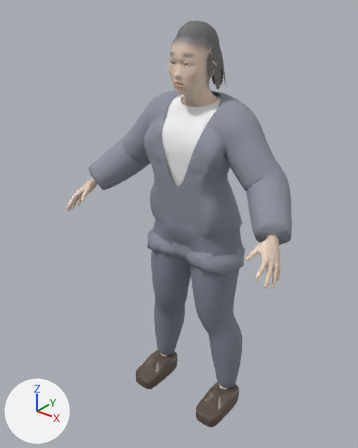
One commit to the glTF model assets/people/prof_core.glb: the scene before it, then after it.
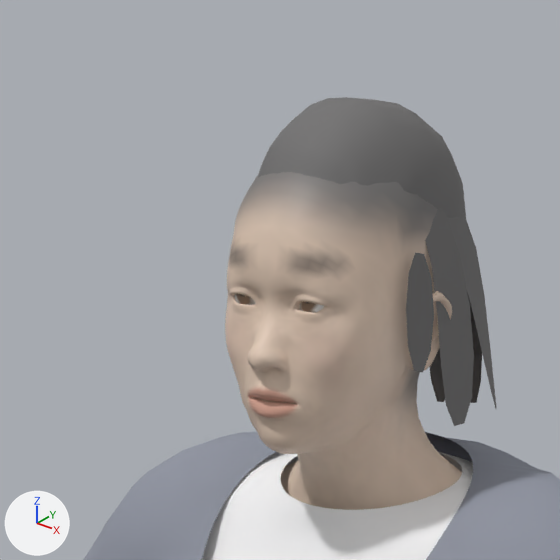
The first picture shows the older version from a 50 mm camera at (1.013, -1.404, 1.632) aimed at (-0.04, -0.089, 0.817). The close-ups show the older and then the newer version on the part from 34% to 67% of the width and 0% to 26% of the height of that picture. Only the edits that show in the close-ups are written down. The lights are fixed; the arrows at lower left show +X, +Y and +Z. Vertices at exactly the same position are counted once.

Before the edit, the objects in view are built like this:
```python
me_bob = bpy.data.meshes.new('Bob')
me_bob.from_pydata(...)  # 164 vertices, 144 faces; spans x -0.086..0.086, y -0.088..0.037, z 1.319..1.498
me_bob.materials.append(mat_bob)  # grey #716f6f
me_body = bpy.data.meshes.new('Body')
me_body.from_pydata(...)  # 8812 vertices, 17230 faces; spans x -0.458..0.458, y -0.304..0.081, z 0.065..1.504
# faces by material slot: [16310, 280, 192, 448]
me_body.materials.append(mat_skin)
me_body.materials.append(mat_eye)
me_body.materials.append(mat_teeth)
me_body.materials.append(mat_tongue)
me_hair = bpy.data.meshes.new('Hair')
me_hair.from_pydata(...)  # 240 vertices, 416 faces; spans x -0.06..0.06, y -0.121..0.039, z 1.354..1.527
me_hair.materials.append(mat_hair)  # grey #716f6f
ob_bob = bpy.data.objects.new('Bob', me_bob)
ob_bob.location = (0.0, 0.0, 0.0)
ob_body = bpy.data.objects.new('Body', me_body)
ob_body.location = (0.0, 0.0, 0.0)
ob_hair = bpy.data.objects.new('Hair', me_hair)
ob_hair.location = (0.0, 0.0, 0.0)
# also in view: 'Outer' at (0.0, -0.042, 0.984); 'Top' at (0.0, -0.048, 1.014)
```
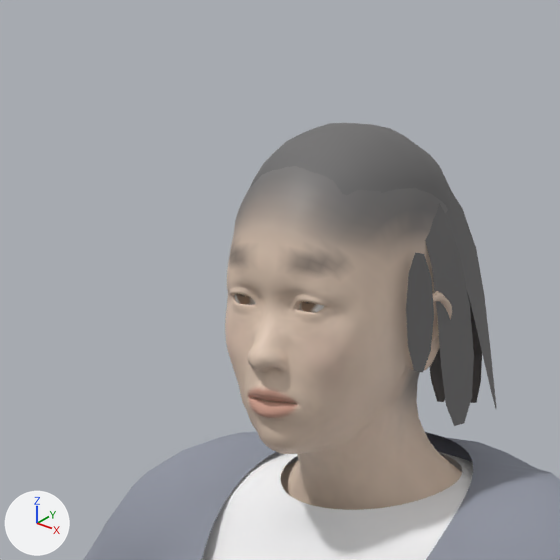
Changed parts and their boxes [x1, y1, x2, y2] in the close-ups (560 x 560 px):
'Hair', reshaped: before [258, 97, 466, 218]; after [250, 123, 451, 209]
part 1 of me_body, recoloured: [231, 172, 402, 261] in both

The change, as a list of edits to the scene's bpy script:
```text
Change me_body:
    used by ob_body; location = (0.0, 0.0, 0.0)
    remove me_body.from_pydata(...)  # 8812 vertices, 17230 faces; spans x -0.458..0.458, y -0.304..0.081, z 0.065..1.504
    add me_body.from_pydata(...)  # 9020 vertices, 17650 faces; spans x -0.458..0.458, y -0.304..0.081, z 0.065..1.504
    me_body part 1: 293 kept faces spanning x -0.064..0.064, y -0.144..-0.073, z 1.415..1.491 get new vertex colours
    edits to the shape of me_body do not show in these pictures
Change me_hair:
    used by ob_hair; location = (0.0, 0.0, 0.0)
    remove me_hair.from_pydata(...)  # 240 vertices, 416 faces; spans x -0.06..0.06, y -0.121..0.039, z 1.354..1.527
    add me_hair.from_pydata(...)  # 252 vertices, 436 faces; spans x -0.061..0.061, y -0.121..0.031, z 1.354..1.511
    me_hair part 2: 228 vertices removed from x -0.06..0.06, y -0.121..0.039, z 1.354..1.527; 240 vertices added at x -0.061..0.061, y -0.121..0.031, z 1.354..1.511
```
